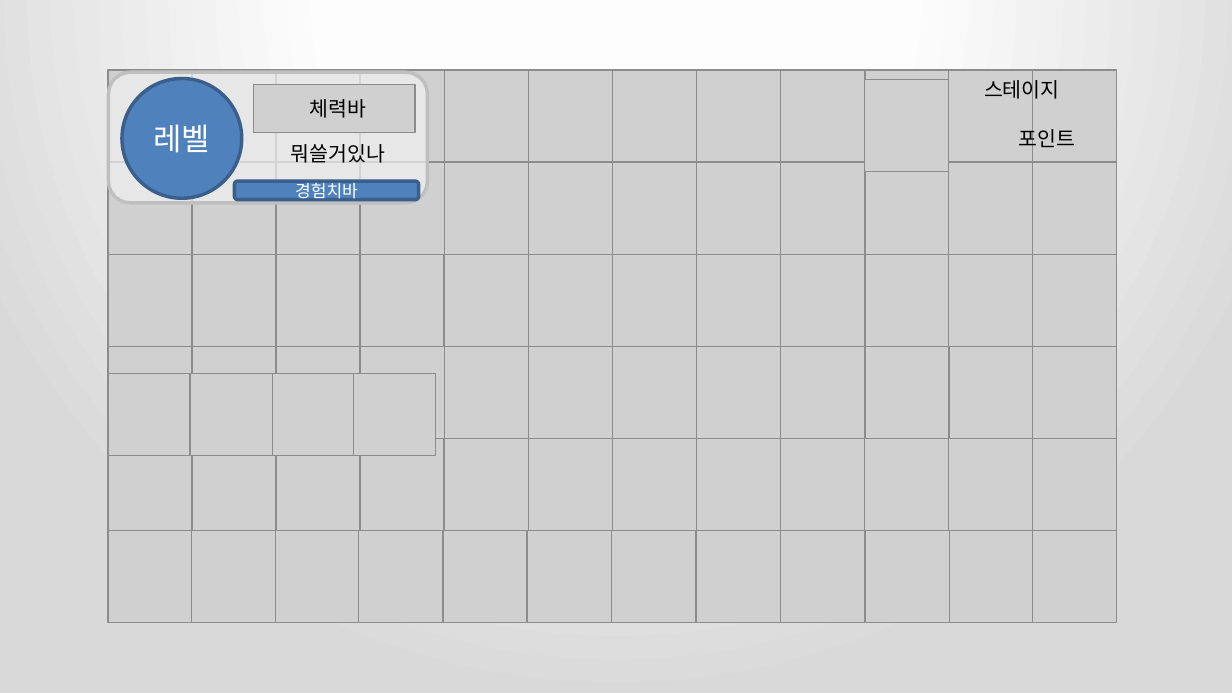
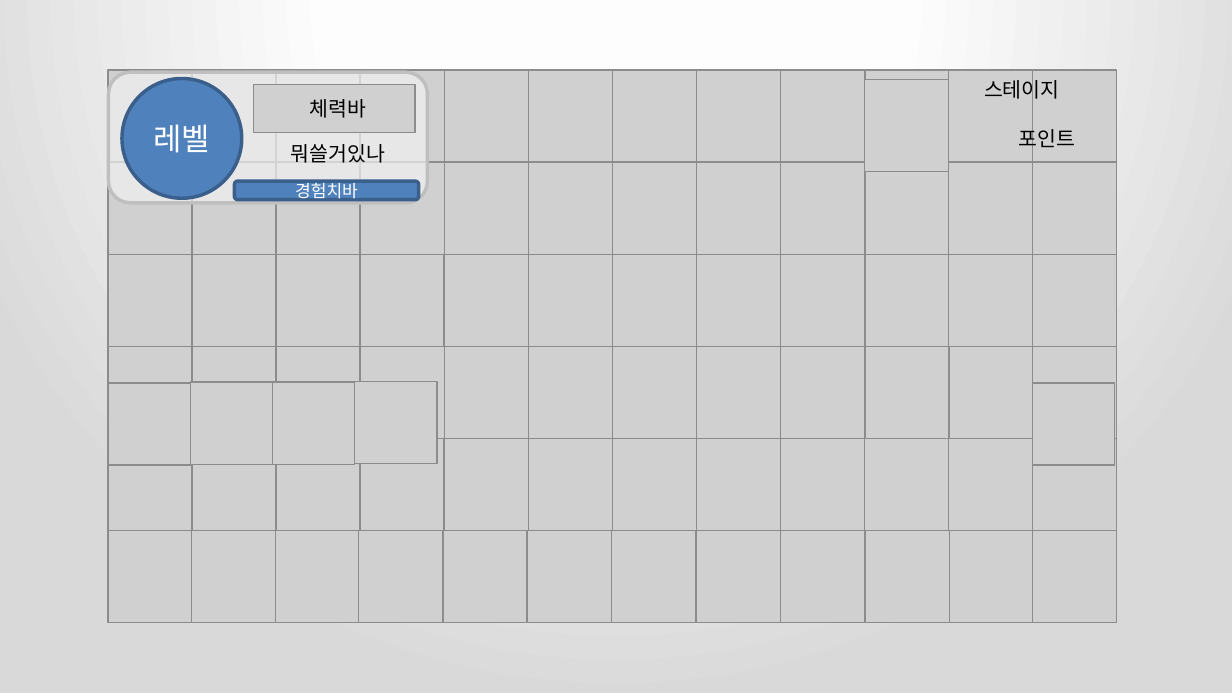
Before and after one commit to Hanel99/inha_1stproject, a slide deck: slide 12 of 1차중간프로젝트_강석진윤준혁.pptx. Drawn at 1232x693 pixels with LibreOffice and Linux fonts; fonts in the diff are those of the drawing; grey boxes stand for pictures. Boxes give left, top, right and bottom in pixels: in the first picture for what was removed or moved away, otherwise in the second. Text is boxed around its words. In the diff, an @@ line names an element or a change of style, - is before the commit and + after.

```diff
--- a/1차중간프로젝트_강석진윤준혁.pptx
+++ b/1차중간프로젝트_강석진윤준혁.pptx
@@ 4 pictures: place and size @@
-4 pictures at <box>108,373,436,456</box>
+4 pictures at <box>108,381,437,466</box>
@@ picture added at <box>1032,383,1115,466</box> @@
```
Also in this commit, not shown: 1 other slide changed.
